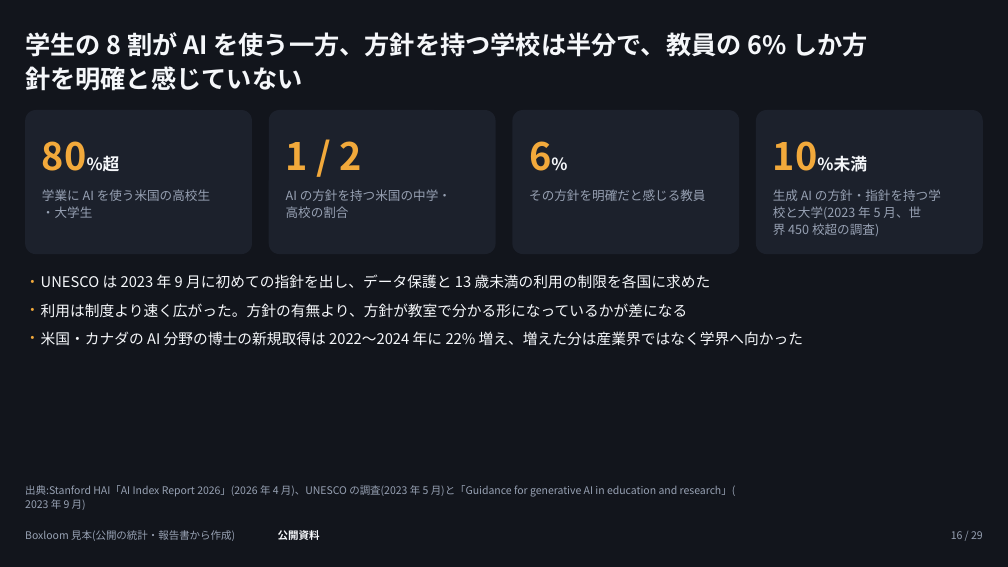
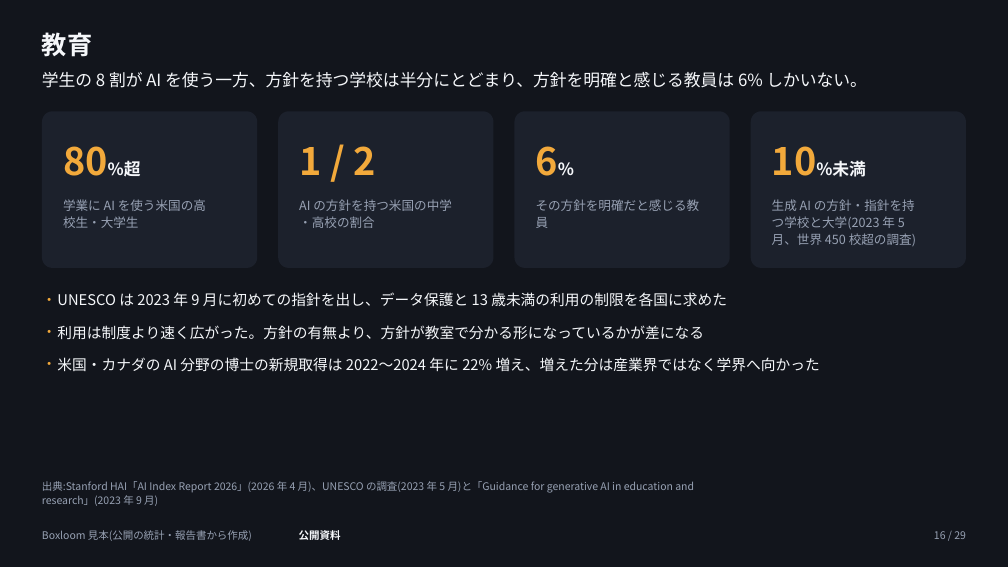
Before and after one commit to tjst-t/boxloom, a slide deck: slide 16 of boxloom/out/ai_society_dark.pptx. Drawn at 1008x567 pixels with LibreOffice and Linux fonts; fonts in the diff are those of the drawing. Boxes give left, top, right and bottom in pixels: in the first picture for what was removed or moved away, otherwise in the second. Text is boxed around its words. In the diff, an @@ line names an element or a change of style, - is before the commit and + after.

```diff
--- a/boxloom/out/ai_society_dark.pptx
+++ b/boxloom/out/ai_society_dark.pptx
@@ title at [42, 32, 92, 57]: text changed @@
-学生の 8 割が AI を使う一方、方針を持つ学校は半分で、教員の 6% しか方
-針を明確と感じていない
+教育
@@ text added at [42, 72, 866, 88], 16 pt, text #F5F7FA @@
+学生の 8 割が AI を使う一方、方針を持つ学校は半分にとどまり、方針を明確と感じる教員は 6% しかいない。
@@ proportions changed in 4 elements at [278, 111, 494, 268], [515, 111, 730, 268], [751, 111, 966, 268], [42, 111, 258, 268] @@
@@ rounded rectangle: place and size @@
-rounded rectangle at [25, 110, 252, 255]
+rounded rectangle at [42, 111, 258, 268]
@@ rounded rectangle: place and size @@
-rounded rectangle at [269, 110, 496, 255]
+rounded rectangle at [278, 111, 494, 268]
@@ rounded rectangle: place and size @@
-rounded rectangle at [513, 110, 740, 255]
+rounded rectangle at [515, 111, 730, 268]
@@ rounded rectangle: place and size @@
-rounded rectangle at [756, 110, 983, 255]
+rounded rectangle at [751, 111, 966, 268]
@@ text "80%超": place and size @@
-text "80%超" at [42, 141, 120, 171]
+text "80%超" at [63, 146, 141, 177]
@@ text "1 / 2": place and size @@
-text "1 / 2" at [286, 141, 362, 170]
+text "1 / 2" at [299, 146, 375, 175]
@@ text "6%": place and size @@
-text "6%" at [529, 141, 551, 171]
+text "6%" at [536, 146, 558, 176]
@@ text "10%未満": place and size @@
-text "10%未満" at [773, 141, 867, 172]
+text "10%未満" at [772, 146, 866, 177]
@@ text at [63, 199, 206, 228]: spaces changed @@
-学業に AI を使う米国の高校生
-・大学生
+学業に AI を使う米国の高
+校生・大学生
@@ text at [299, 199, 452, 228]: spaces changed @@
-AI の方針を持つ米国の中学・
-高校の割合
+AI の方針を持つ米国の中学
+・高校の割合
@@ text at [536, 199, 700, 228]: text changed @@
-その方針を明確だと感じる教員
+その方針を明確だと感じる教
+員
@@ text at [772, 199, 916, 246]: spaces changed @@
-生成 AI の方針・指針を持つ学
-校と大学(2023 年 5 月、世
-界 450 校超の調査)
+生成 AI の方針・指針を持
+つ学校と大学(2023 年 5
+月、世界 450 校超の調査)
@@ text "UNESCO は 2023 年 9 ...": place and size @@
-text "UNESCO は 2023 年 9 ..." at [41, 274, 711, 289]
+text "UNESCO は 2023 年 9 ..." at [57, 292, 727, 306]
@@ text "利用は制度より速く広がった。方針の有無より、方針が教室で分かる形になっているかが差になる": place and size @@
-text "利用は制度より速く広がった。方針の有無より、方針が教室で分かる形になっているかが差になる" at [41, 303, 688, 317]
+text "利用は制度より速く広がった。方針の有無より、方針が教室で分かる形になっているかが差になる" at [57, 325, 704, 339]
@@ text "米国・カナダの AI 分野の博士の新規取得は 2022〜2024 年に ...": place and size @@
-text "米国・カナダの AI 分野の博士の新規取得は 2022〜2024 年に ..." at [41, 331, 803, 345]
+text "米国・カナダの AI 分野の博士の新規取得は 2022〜2024 年に ..." at [57, 357, 820, 371]
@@ text at [42, 481, 694, 506]: spaces changed @@
-出典:Stanford HAI「AI Index Report 2026」(2026 年 4 月)、UNESCO の調査(2023 年 5 月)と「Guidance for generative AI in education and research」(
-2023 年 9 月)
+出典:Stanford HAI「AI Index Report 2026」(2026 年 4 月)、UNESCO の調査(2023 年 5 月)と「Guidance for generative AI in education and
+research」(2023 年 9 月)
@@ text "Boxloom 見本(公開の統計・報告書から作成)": place and size @@
-text "Boxloom 見本(公開の統計・報告書から作成)" at [25, 530, 235, 541]
+text "Boxloom 見本(公開の統計・報告書から作成)" at [42, 530, 252, 541]
@@ text "公開資料": place and size @@
-text "公開資料" at [278, 530, 320, 540]
+text "公開資料" at [299, 530, 341, 540]
@@ text "16 / 29": place and size @@
-text "16 / 29" at [951, 531, 983, 539]
+text "16 / 29" at [934, 531, 966, 539]
```
Also in this commit, not shown: 28 other slides changed, 38 other files.
